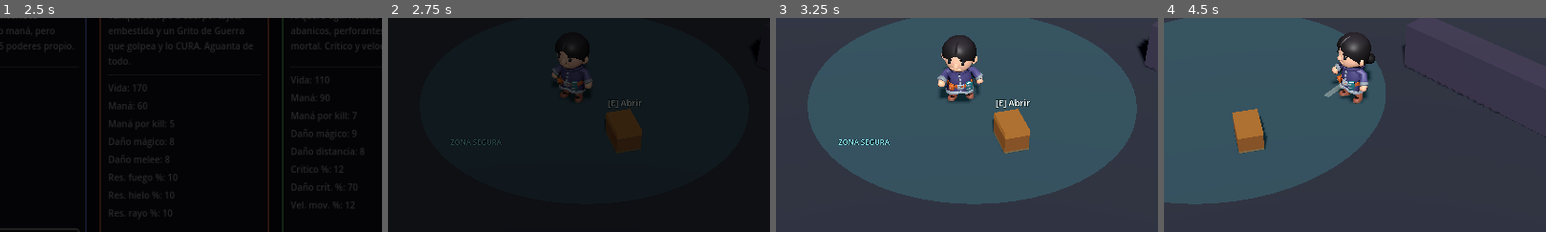
Above: before the commit, frames 1-4 (left to right).
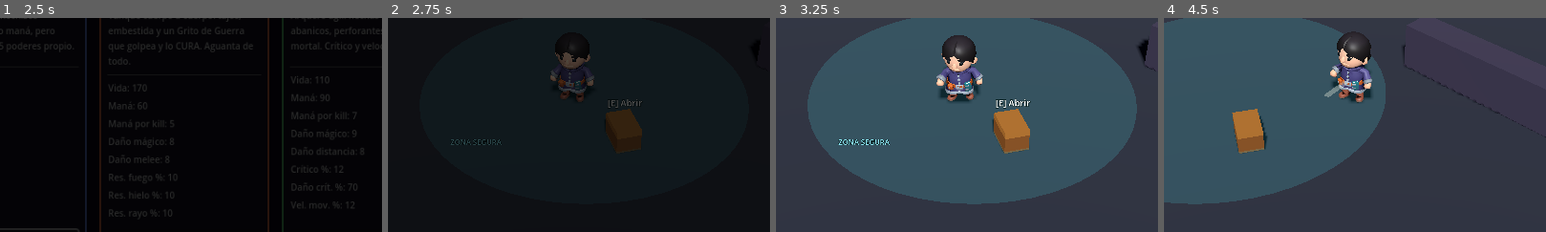
Above: after the commit, the same moments.

Repository: meatxsucks/godot-game
Game: Godot game, scene res://scenes/ui/MainMenu.tscn
The game is run twice, just before and just after one commit, with the same random seed, the same clock (stepped at 60 frames per second) and the same inputs.
Inputs (mouse positions are % of the whole screen's width and height, from its top left):
- Up to frame 1 (2.5 s): click "Comenzar" at 0.5 s; tap Enter at 1.25 s; move the mouse to (72, 45) at 1.27 s; hold D (move_right) 1.28-2 s; tap Space (ability_dash) at 1.35 s; click (72, 45) at 1.42 s; click "Elegir" at 2 s
- Up to frame 2 (2.75 s): no input
- Up to frame 3 (3.25 s): drag from (30, 55) to (45, 70) at 2.77 s
- Up to frame 4 (4.5 s): move the mouse to (60, 28) at 3.52 s; hold D (move_right) 3.53-4.25 s; tap R (ability_super) at 3.6 s; click (60, 28) at 3.67 s; drag from (45, 70) to (20, 35) at 4.27 s
The pictures show only the part of the screen within x 26-76%, y 32-82%; the shares and areas given below are measured in that part.

Frame 1 is identical in both runs. In frame 2, 0.5% of the frame differs, in the area x 42-54%, y 15-40%; in frame 3, 0.6%; in frame 4, 1.3%, in the area x 43-56%, y 6-41%.

Commit message:
Orientación ARPG clásica del player + fix carga de GodotSteam
- El cuerpo mira hacia donde SE MUEVE al correr y hacia el apuntado al
  atacar o estar quieto (antes miraba siempre al mouse y corría "de
  lado"). Giro suavizado con lerp_angle (TURN_SPEED 14) y _face_aim()
  instantáneo antes de castear para que los proyectiles salgan hacia
  el cursor aunque venga corriendo.
- GodotSteam: reloadable = false en el .gdextension — OneDrive
  bloqueaba la copia de hot-reload (~lib*.dll) y la extensión no
  cargaba; sin copia carga limpia.

Diff:
--- a/scripts/player/player_controller.gd
+++ b/scripts/player/player_controller.gd
@@ -167,7 +167,7 @@
 		return
 	_frost_guard_timer = maxf(0.0, _frost_guard_timer - delta)
 	_move(delta)
-	_aim_at_mouse()
+	_update_facing(delta)
 	_update_abilities(delta)
 	_update_animation(delta)
 
@@ -377,7 +377,13 @@
 func set_inspect(on: bool) -> void:
 	_inspect = on
 
-func _aim_at_mouse() -> void:
+## Vueltas por segundo del giro suavizado del cuerpo.
+const TURN_SPEED := 14.0
+
+## Orientación estilo ARPG clásico (feedback 2026-07-11: corría "de lado"):
+## al correr el cuerpo mira hacia donde se MUEVE; al atacar o estar quieto,
+## hacia el apuntado (mouse/stick). Giro suavizado con lerp_angle.
+func _update_facing(delta: float) -> void:
 	# Inventario abierto: el personaje mira a la cámara (se le ve el frente).
 	if _inspect:
 		var cam := get_viewport().get_camera_3d()
@@ -396,10 +402,26 @@
 		_use_pad_aim = true
 		_pad_aim = _camera_align(Vector3(stick.x, 0, stick.y))
 
-	var hit := get_aim_point()
-	hit.y = visual.global_position.y
-	if hit.distance_squared_to(visual.global_position) > 0.1:
-		visual.look_at(hit, Vector3.UP)
+	var look_dir: Vector3
+	var moving := Vector2(velocity.x, velocity.z).length_squared() > 0.6
+	if _attack_lock > 0.0 or not moving:
+		look_dir = get_aim_point() - visual.global_position
+	else:
+		look_dir = velocity
+	look_dir.y = 0.0
+	if look_dir.length_squared() < 0.001:
+		return
+	var target_yaw := atan2(-look_dir.x, -look_dir.z)
+	visual.rotation.y = lerp_angle(visual.rotation.y, target_yaw, minf(1.0, TURN_SPEED * delta))
+
+## Encara el apuntado YA (sin suavizado). Se llama antes de castear: los
+## proyectiles salen de la varita (hija del Visual) y deben ir al cursor
+## aunque el cuerpo viniera mirando hacia el movimiento.
+func _face_aim() -> void:
+	var look_dir := get_aim_point() - visual.global_position
+	look_dir.y = 0.0
+	if look_dir.length_squared() > 0.001:
+		visual.rotation.y = atan2(-look_dir.x, -look_dir.z)
 
 # --- Barra de poderes -------------------------------------------------------
 
@@ -415,6 +437,7 @@
 			_try_cast(i)
 
 func _try_cast(slot: int) -> void:
+	_face_aim()
 	var ability := abilities[slot]
 	if not ability.execute(self):
 		return
Not shown, added: addons/godotsteam/godotsteam.gdextension
